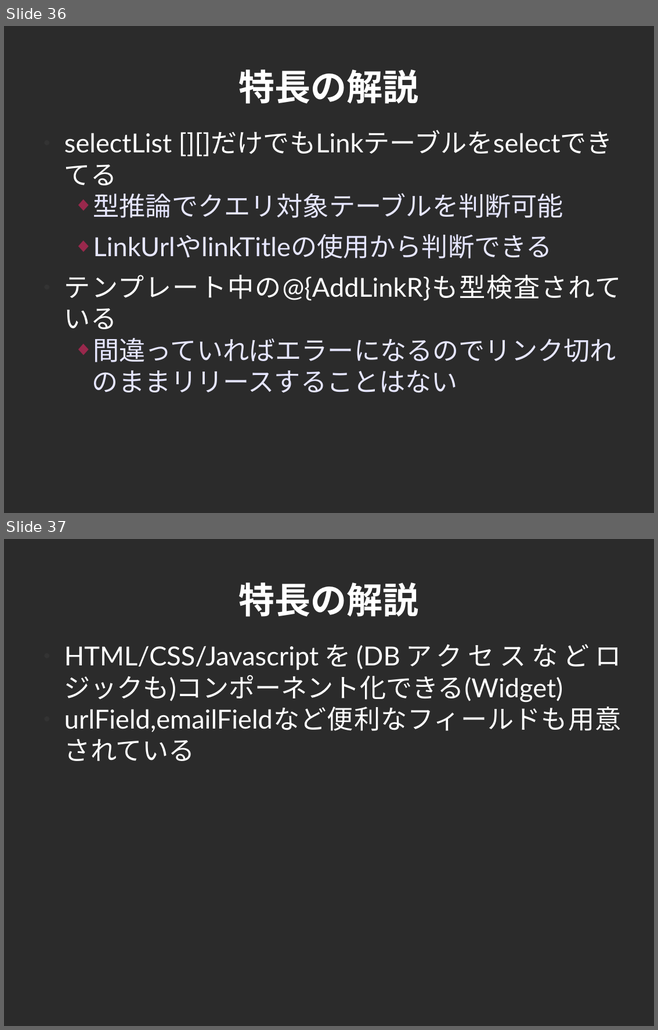
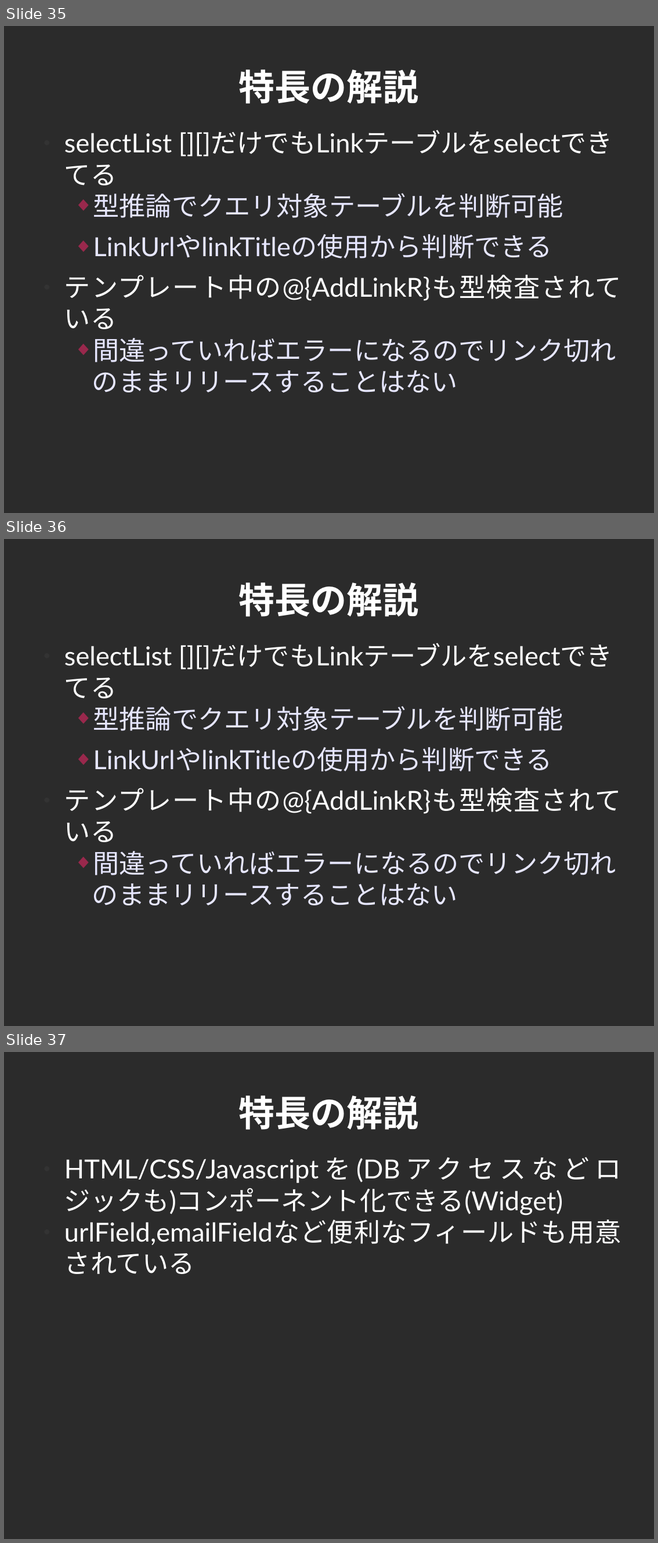
Before and after one commit to cutsea110/cross-slide, a slide deck: CROSS-Yesod.odp. Shown one above the other, each under a label of ours: slides 36 and 37 before the commit, slides 35, 36 and 37 after it. The pictures are 658x1030 and 658x1543 pixels, drawn with LibreOffice and Linux fonts; fonts in the diff are those of the drawing; background and template pictures are left out; a plain dark background stands for a picture behind light text. Boxes give left, top, right and bottom in pixels: in the first picture for what was removed or moved away, otherwise in the second. Text is boxed around its words. In the diff, an @@ line names an element or a change of style, - is before the commit and + after.

```diff
--- a/CROSS-Yesod.odp
+++ b/CROSS-Yesod.odp
@@ slide 36 added at [4,539,654,1026], background picture (left out) @@
@@ title added at [239,583,419,617], 44 pt, text #FFFFFF, bold @@
+特長の解説
@@ text added at [64,643,621,906], 32 pt, text #E6E6FF @@
+● selectList [][]だけでもLinkテーブルをselectできてる
+  ◆ 型推論でクエリ対象テーブルを判断可能
+  ◆ LinkUrlやlinkTitleの使用から判断できる
+● テンプレート中の@{AddLinkR}も型検査されている
+  ◆ 間違っていればエラーになるのでリンク切れのままリリースすることはない
@@ what was slide 36 is now slide 35 @@
```
Also in this commit, not shown: 1 slide changed, 1 slide removed, 1 other file.
